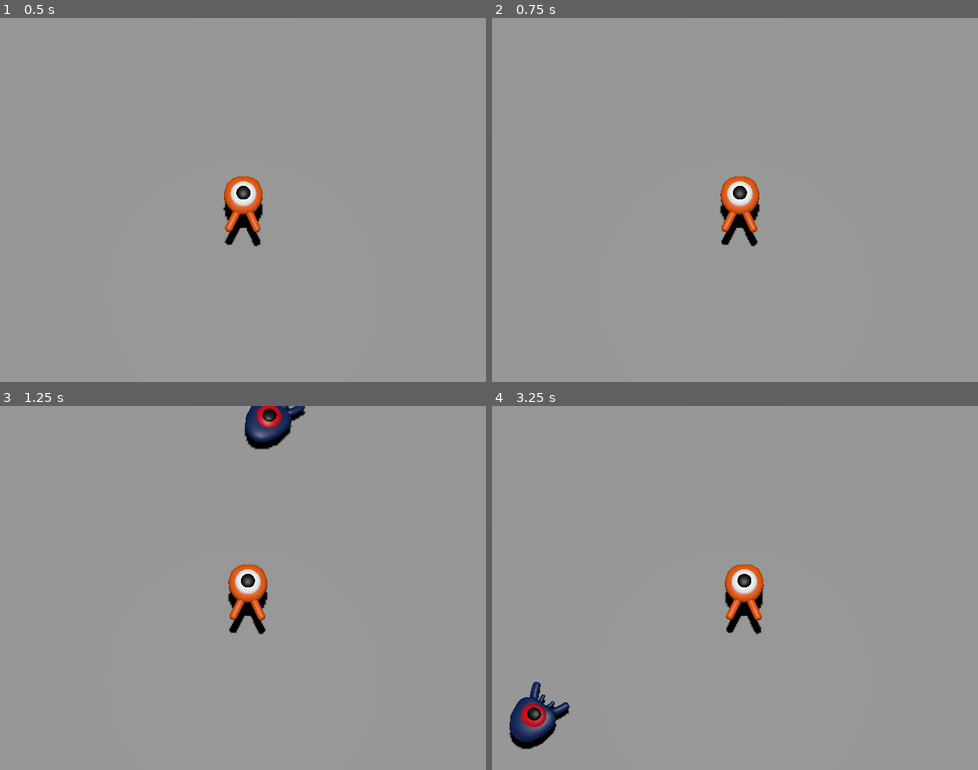
Above: before the commit, frames 1-4 (two rows, left to right).
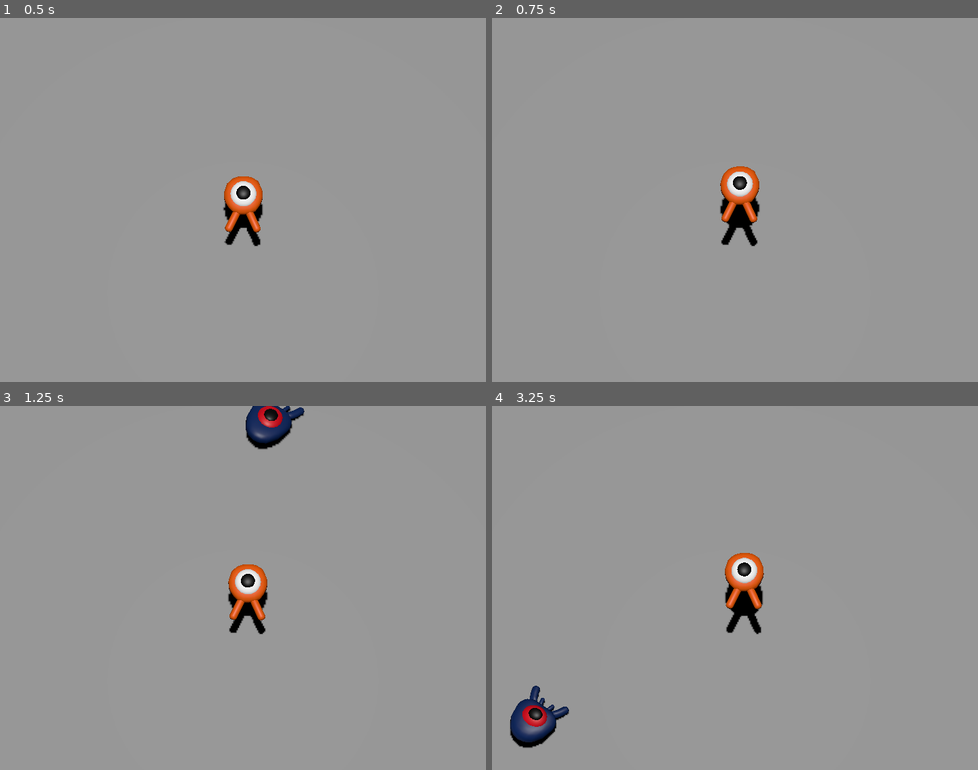
Above: after the commit, the same moments.

Repository: MagicBattle/Godot-3d-Game
Game: Godot game, scene res://scenes/main.tscn
Two runs of this game, one before a commit and one after it. Both use one fixed random seed, a clock stepped at 60 frames per second and the inputs below. The project has no main scene, so this scene is started directly.
Inputs:
- Up to frame 1 (0.5 s): no input
- Up to frame 2 (0.75 s): tap Enter at 0.5 s; hold Right (move_right) from 0.53 s (still down); tap Space (jump) at 0.6 s
- Up to frame 3 (1.25 s): keep holding Right (move_right); tap Space (jump) at 0.77, 1.07 s
- Up to frame 4 (3.25 s): release Right (move_right) at 1.28 s; hold Down (move_down) 1.28-2.03 s; tap Space (jump) at 1.35, 1.52, 1.82, 2.1, 2.85, 3.02 s; hold Right (move_right) 2.03-2.78 s; hold W (move_up) from 2.78 s (still down)

Frame 1 is identical in both runs. In frame 2, 1.0% of the frame differs, in the area x 46-55%, y 40-59%; in frame 3, 0.3%; in frame 4, 1.5%, in the area x 3-56%, y 40-95%.

Commit message:
Added jump animation and kill animation

Diff:
--- a/project.godot
+++ b/project.godot
@@ -61,6 +61,12 @@
 ]
 }
 
+[layer_names]
+
+3d_physics/layer_1="player"
+3d_physics/layer_2="enemies"
+3d_physics/layer_3="world"
+
 [rendering]
 
 anti_aliasing/quality/msaa_3d=2
--- a/scenes/main.gd
+++ b/scenes/main.gd
@@ -17,3 +17,7 @@
 
 	# Spawn the mob by adding it to the Main scene.
 	add_child(mob)
+
+
+func _on_player_hit() -> void:
+	$MobTimer.stop()
--- a/scenes/main.tscn
+++ b/scenes/main.tscn
@@ -30,6 +30,7 @@
 
 [node name="ground" type="StaticBody3D" parent="."]
 transform = Transform3D(1, 0, 0, 0, 1, 0, 0, 0, 1, 0, -1, 0)
+collision_layer = 4
 
 [node name="CollisionShape3D" type="CollisionShape3D" parent="ground"]
 shape = SubResource("BoxShape3D_0xm2m")
@@ -82,4 +83,5 @@
 wait_time = 0.5
 autostart = true
 
+[connection signal="hit" from="Player" to="." method="_on_player_hit"]
 [connection signal="timeout" from="MobTimer" to="." method="_on_mob_timer_timeout"]
--- a/scenes/mob.tscn
+++ b/scenes/mob.tscn
@@ -6,7 +6,8 @@
 [sub_resource type="BoxShape3D" id="BoxShape3D_p11y5"]
 size = Vector3(3, 1, 3)
 
-[node name="Mob" type="CharacterBody3D"]
+[node name="Mob" type="CharacterBody3D" groups=["mob"]]
+collision_layer = 2
 script = ExtResource("1_bsing")
 
 [node name="Pivot" type="Node3D" parent="."]
--- a/scenes/player.tscn
+++ b/scenes/player.tscn
@@ -6,7 +6,10 @@
 [sub_resource type="SphereShape3D" id="SphereShape3D_onrkg"]
 radius = 2.0
 
+[sub_resource type="CylinderShape3D" id="CylinderShape3D_g2els"]
+
 [node name="Player" type="CharacterBody3D"]
+collision_mask = 6
 script = ExtResource("1_onrkg")
 
 [node name="Pivot" type="Node3D" parent="."]
@@ -16,3 +19,14 @@
 [node name="CollisionShape3D" type="CollisionShape3D" parent="."]
 transform = Transform3D(1.1, 0, 0, 0, 1.1, 0, 0, 0, 1.1, 0, 0, 0)
 shape = SubResource("SphereShape3D_onrkg")
+
+[node name="MobDectector" type="Area3D" parent="."]
+collision_layer = 0
+collision_mask = 2
+monitorable = false
+
+[node name="CollisionShape3D" type="CollisionShape3D" parent="MobDectector"]
+transform = Transform3D(2.4563, 0, 0, 0, 0.22049999, 0, 0, 0, 2.5300002, 0, 0.4, 0)
+shape = SubResource("CylinderShape3D_g2els")
+
+[connection signal="body_entered" from="MobDectector" to="." method="_on_mob_dectector_body_entered"]
--- a/scripts/mob.gd
+++ b/scripts/mob.gd
@@ -3,6 +3,9 @@
 @export var min_speed = 10
 
 @export var max_speed = 10
+
+signal squashed
+
 
 func _physics_process(delta: float) -> void:
 	move_and_slide()
@@ -25,5 +28,10 @@
 
 
 
+
 func _on_visible_on_screen_enabler_3d_screen_exited() -> void:
 	queue_free()
+
+func squash():
+	squashed.emit()
+	queue_free()
--- a/scripts/player.gd
+++ b/scripts/player.gd
@@ -5,6 +5,15 @@
 @export var speed = 14
 # The downward acceleration when in the air, in meters per second squared.
 @export var fall_acceleration = 75
+
+#...
+# Vertical impulse applied to the character upon jumping in meters per second.
+@export var jump_impulse = 20
+
+# Vertical impulse applied to the character upon bouncing over a mob in
+# meters per second.
+@export var bounce_impulse = 16
+signal hit
 
 var target_velocity = Vector3.ZERO
 
@@ -23,6 +32,9 @@
 		direction = direction.normalized()
 	$Pivot.basis = Basis.looking_at(direction)
 
+	if is_on_floor() and Input.is_action_just_pressed("jump"):
+		target_velocity.y = jump_impulse
+
 	#Ground Velocity
 	target_velocity.x = direction.x * speed
 	target_velocity.z = direction.z * speed
@@ -34,3 +46,37 @@
 	#Moving the character
 	velocity = target_velocity
 	move_and_slide()
+
+	# Iterate through all collisions that occurred this frame
+	for index in range(get_slide_collision_count()):
+		# We get one of the collisions with the player
+		var collision = get_slide_collision(index)
+
+		# If there are duplicate collisions with a mob in a single frame
+		# the mob will be deleted after the first collision, and a second call to
+		# get_collider will return null, leading to a null pointer when calling
+		# collision.get_collider().is_in_group("mob").
+		# This block of code prevents processing duplicate collisions.
+		if collision.get_collider() == null:
+			continue
+
+		# If the collider is with a mob
+		if collision.get_collider().is_in_group("mob"):
+			var mob = collision.get_collider()
+			# we check that we are hitting it from above.
+			if Vector3.UP.dot(collision.get_normal()) > 0.1:
+				# If so, we squash it and bounce.
+				mob.squash()
+				target_velocity.y = bounce_impulse
+				# Prevent further duplicate calls.
+				break
+
+
+func die():
+	hit.emit()
+	queue_free()
+
+
+
+func _on_mob_dectector_body_entered(body: Node3D) -> void:
+	die()
Not shown: 1 places in scenes/player.tscn that only renumber resources
